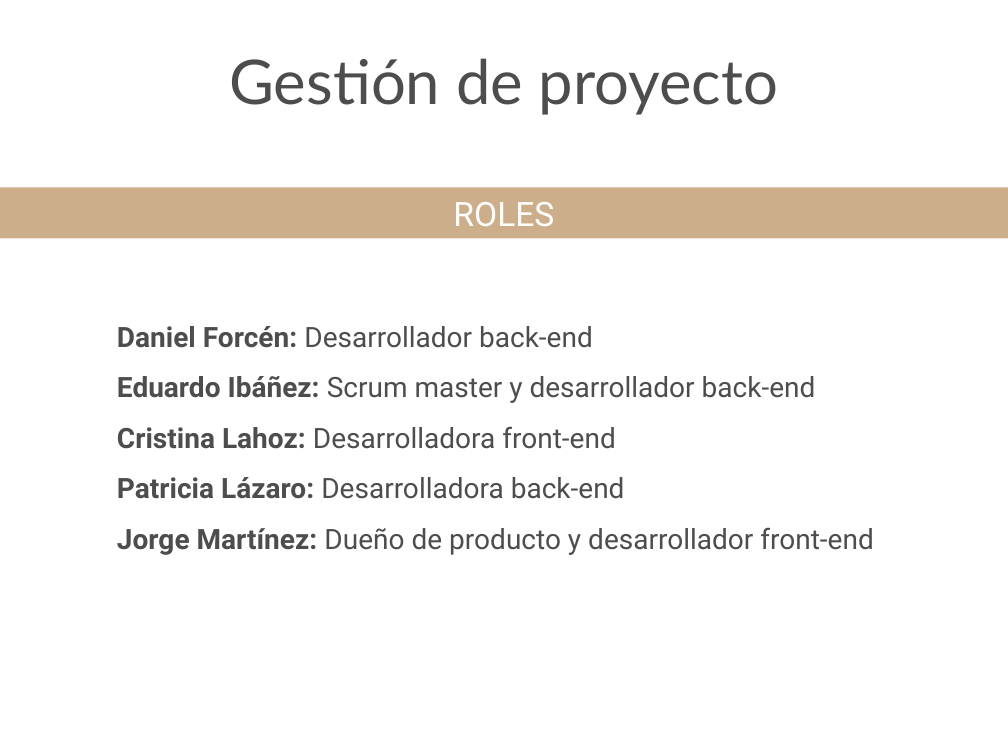
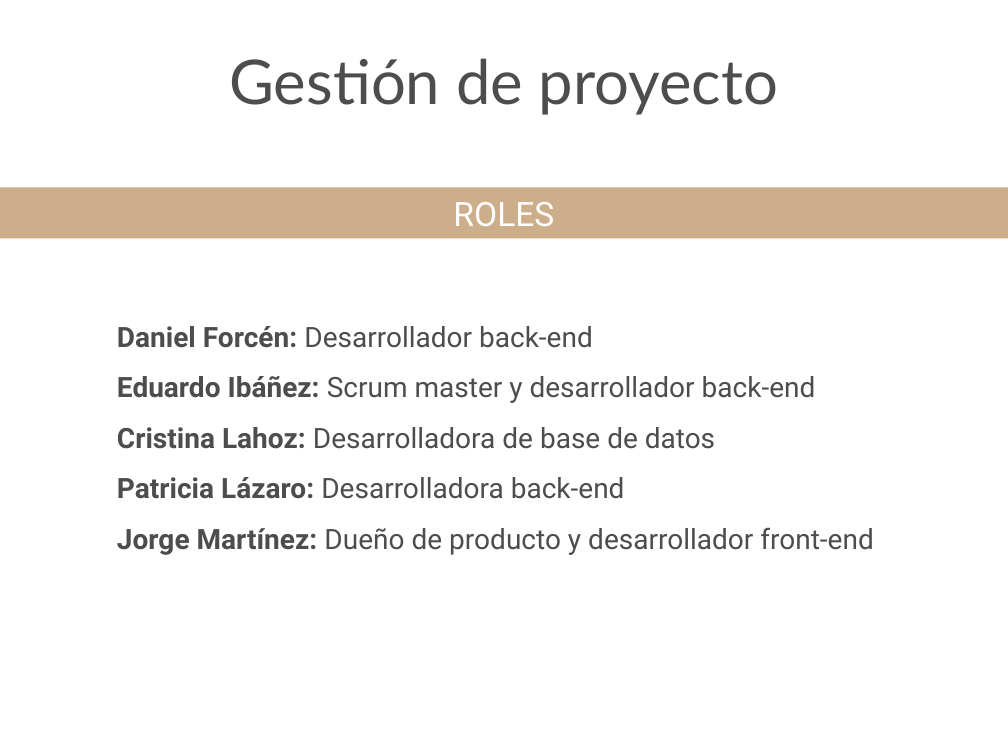
Before and after one commit to UNIZAR-30249-2016-UniDev/Documentacion-LabIS, a slide deck: slide 5 of Presentaciones/SmartCampus.pptx. Drawn at 1008x756 pixels with LibreOffice and Linux fonts; fonts in the diff are those of the drawing; background and template pictures are left out. Boxes give left, top, right and bottom in pixels: in the first picture for what was removed or moved away, otherwise in the second. Text is boxed around its words. In the diff, an @@ line names an element or a change of style, - is before the commit and + after.

Commit message:
ppt

```diff
--- a/Presentaciones/SmartCampus.pptx
+++ b/Presentaciones/SmartCampus.pptx
@@ text at bbox=[117, 427, 715, 449]: text changed @@
-Cristina Lahoz: Desarrolladora front-end
+Cristina Lahoz: Desarrolladora de base de datos
```
Also in this commit, not shown: 5 other slides changed, 1 slide added.
